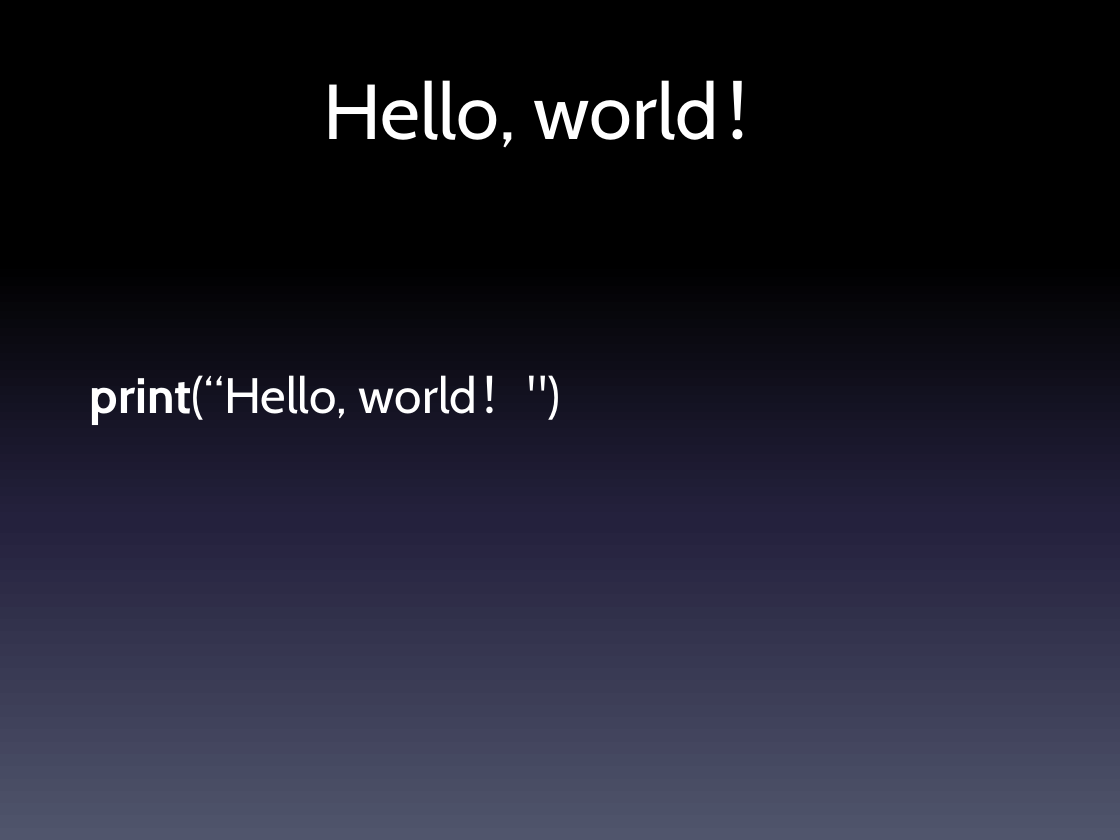
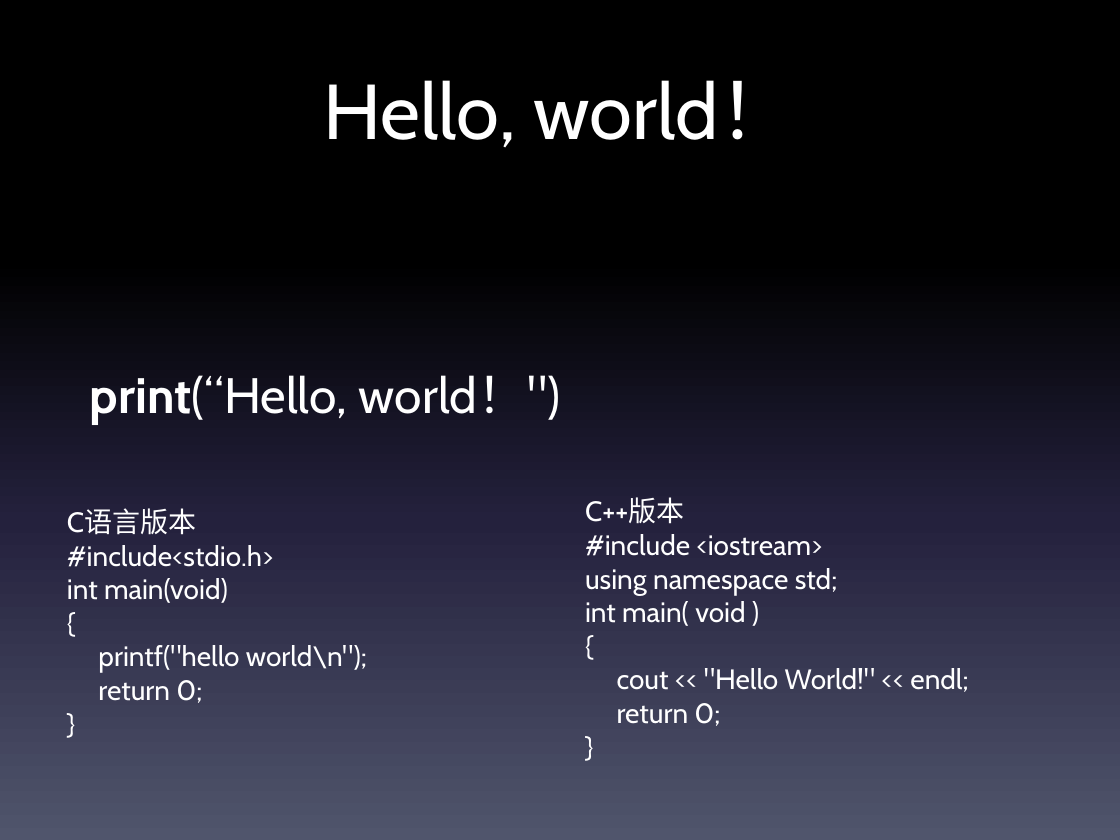
Before and after one commit to TheLittleBoy/swift-, a slide deck: slide 7 of swift.pptx (slide 6 before the commit). Drawn at 1120x840 pixels with LibreOffice and Linux fonts; fonts in the diff are those of the drawing. Boxes give left, top, right and bottom in pixels: in the first picture for what was removed or moved away, otherwise in the second. Text is boxed around its words. In the diff, an @@ line names an element or a change of style, - is before the commit and + after.

```diff
--- a/swift.pptx
+++ b/swift.pptx
@@ text added at [67, 508, 367, 703], 18 pt, text #FFFFFF @@
+C语言版本
+#include<stdio.h>
+int main(void)
+{
+printf("hello world\n");
+return 0;
+}
@@ text added at [585, 498, 968, 726], 18 pt, text #FFFFFF @@
+C++版本
+#include <iostream>
+using namespace std;
+int main( void )
+{
+cout << "Hello World!" << endl;
+return 0;
+}
```
Also in this commit, not shown: 1 other slide changed, 26 slides added, 1 other file.
